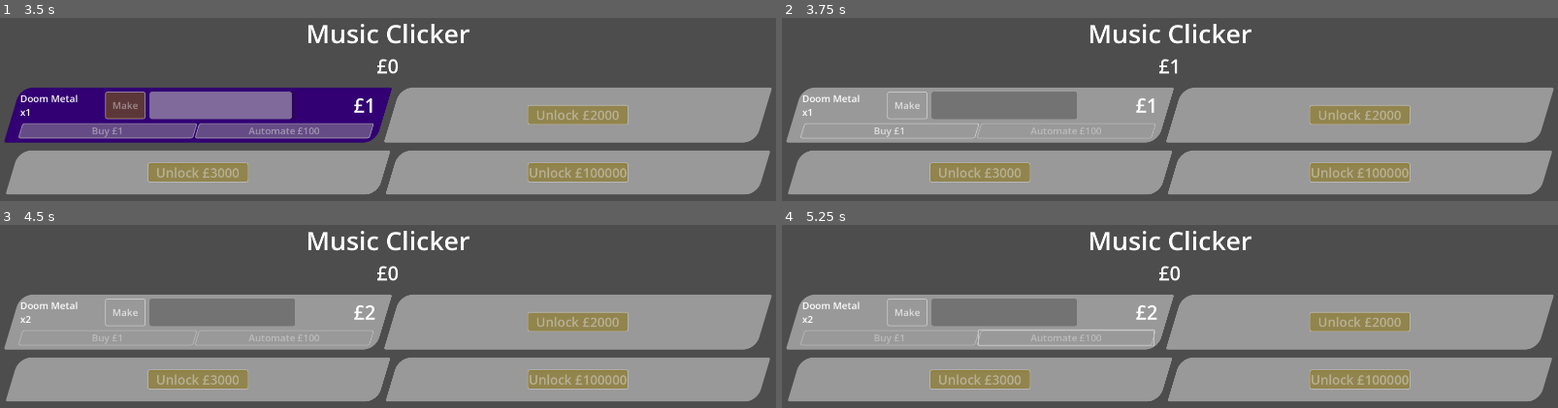
Above: before the commit, frames 1-4 (two rows, left to right).
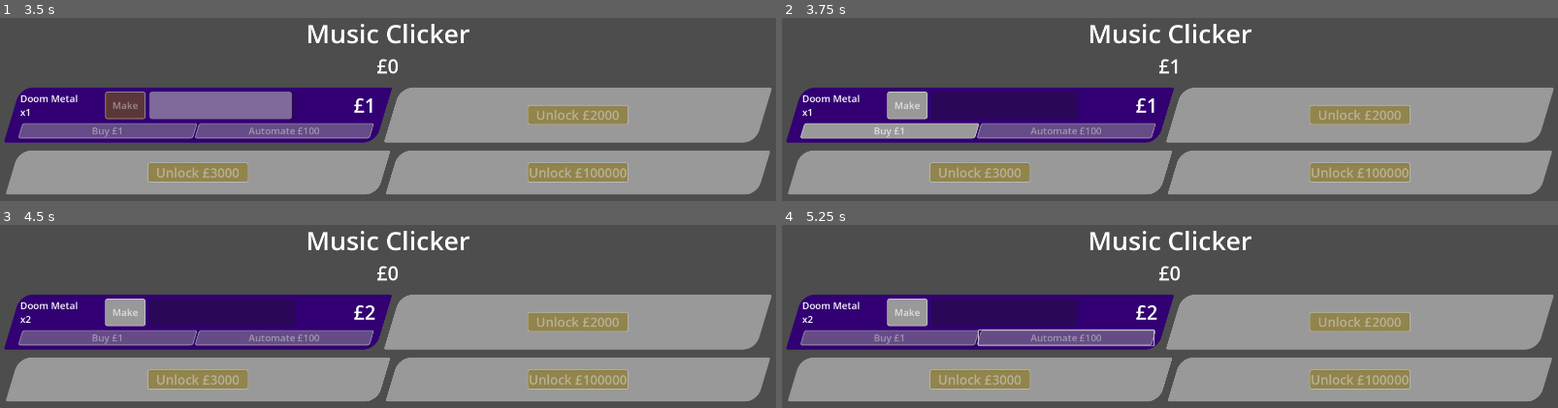
Above: after the commit, the same moments.

Repository: phrasmotica/music-clicker
Game: Godot game, scene res://game.tscn
The game is run twice, just before and just after one commit, with the same random seed, the same clock (stepped at 60 frames per second) and the same inputs.
Inputs (mouse positions are in pixels of both pictures, inside the frame that each line leads up to):
- Up to frame 1 (3.5 s): click "Make" at 0.5 s; tap Enter at 1.25 s; move the mouse to (outside the picture) at 1.27 s; hold D 1.28-2 s; hold Shift 1.28-2 s; click (outside the picture) at 1.42 s; drag from (outside the picture) to (outside the picture) at 2.02 s; move the mouse to (465, 129) at 2.77 s; hold D from 2.78 s (still down); tap Z at 2.85 s
- Up to frame 2 (3.75 s): release D at 3.5 s; drag from (outside the picture) to (937, 160) at 3.52 s
- Up to frame 3 (4.5 s): click "Buy £1" at 4.25 s
- Up to frame 4 (5.25 s): tap Space at 5 s; move the mouse to (outside the picture) at 5.02 s; hold Left from 5.03 s (still down); tap Tab at 5.1 s

Frame 1 is identical in both runs. In frame 2, 12% of the frame differs, in the area x 0-51%, y 38-69%; in frame 3, 14%; in frame 4, 13%.

Commit message:
Create new script for computing costs and rewards for a product. Move more ProductMeter logic into the state scripts

Diff:
--- /dev/null
+++ b/scenes/product_meter/product_info.gd
@@ -0,0 +1,30 @@
+class_name ProductInfo
+
+static func get_reward(product: Product, existing_amount: int, mult: float) -> int:
+	if not product:
+		return 0
+
+	return int(mult * existing_amount * maxi(product.base_reward, 1))
+
+static func get_cost(product: Product, existing_amount: int) -> int:
+	if not product:
+		return 0
+
+	# https://www.desmos.com/calculator/w1vzpghz7i
+	match product.cost_curve:
+		Product.CurveType.LINEAR:
+			return int(product.base_cost * existing_amount)
+
+		Product.CurveType.LOGARITHMIC:
+			return int(product.base_cost * pow(existing_amount, 0.7))
+
+		Product.CurveType.EXPONENTIAL:
+			return int(product.base_cost * pow(existing_amount, 1.2))
+
+	return int(product.base_cost * existing_amount)
+
+static func get_automate_cost(product: Product, ) -> int:
+	return product.automate_cost if product else 0
+
+static func get_unlock_cost(product: Product, ) -> int:
+	return product.unlock_cost if product else 0
--- a/scenes/product_meter/product_maker.gd
+++ b/scenes/product_meter/product_maker.gd
@@ -10,35 +10,6 @@
 
 func set_product(product: Product) -> void:
 	_product = product
-
-func get_reward(existing_amount: int, mult: float) -> int:
-	if not _product:
-		return 0
-
-	return int(mult * existing_amount * maxi(_product.base_reward, 1))
-
-func get_cost(existing_amount: int) -> int:
-	if not _product:
-		return 0
-
-	# https://www.desmos.com/calculator/w1vzpghz7i
-	match _product.cost_curve:
-		Product.CurveType.LINEAR:
-			return int(_product.base_cost * existing_amount)
-
-		Product.CurveType.LOGARITHMIC:
-			return int(_product.base_cost * pow(existing_amount, 0.7))
-
-		Product.CurveType.EXPONENTIAL:
-			return int(_product.base_cost * pow(existing_amount, 1.2))
-
-	return int(_product.base_cost * existing_amount)
-
-func get_automate_cost() -> int:
-	return _product.automate_cost if _product else 0
-
-func get_unlock_cost() -> int:
-	return _product.unlock_cost if _product else 0
 
 func is_making() -> bool:
 	return _is_making
--- a/scenes/product_meter/product_meter.gd
+++ b/scenes/product_meter/product_meter.gd
@@ -87,16 +87,16 @@
 	return amount if product else 0
 
 func get_reward() -> int:
-	return maker.get_reward(amount, mult)
+	return ProductInfo.get_reward(product, amount, mult)
 
 func get_cost() -> int:
-	return maker.get_cost(amount)
+	return ProductInfo.get_cost(product, amount)
 
 func get_automate_cost() -> int:
-	return maker.get_automate_cost()
+	return ProductInfo.get_automate_cost(product)
 
 func get_unlock_cost() -> int:
-	return maker.get_unlock_cost()
+	return ProductInfo.get_unlock_cost(product)
 
 func lock() -> void:
 	if Engine.is_editor_hint():
@@ -128,6 +128,18 @@
 func is_automated() -> bool:
 	return _current_state and _current_state.is_automated()
 
+func can_make() -> bool:
+	return _current_state and _current_state.can_make()
+
+func can_buy() -> bool:
+	return _current_state and _current_state.can_buy()
+
+func can_automate() -> bool:
+	return _current_state and _current_state.can_automate()
+
+func can_unlock() -> bool:
+	return _current_state and _current_state.can_unlock()
+
 func _refresh() -> void:
 	if ui_updater:
 		ui_updater.update_background()
--- a/scenes/product_meter/product_meter_ui_updater.gd
+++ b/scenes/product_meter/product_meter_ui_updater.gd
@@ -60,7 +60,7 @@
 
 	if unlock_button:
 		unlock_button.text = _get_unlock_text()
-		unlock_button.disabled = not _can_unlock()
+		unlock_button.disabled = not meter.can_unlock()
 
 	update_labels()
 	_reset_progress()
@@ -76,15 +76,15 @@
 			_local_panel_style_box.bg_color = panel_style_box.bg_color
 
 	if make_button:
-		make_button.disabled = not _can_make()
+		make_button.disabled = not meter.can_make()
 
 	if buy_button:
 		buy_button.text = _get_buy_text()
-		buy_button.disabled = not _can_buy()
+		buy_button.disabled = not meter.can_buy()
 
 	if automate_button:
 		automate_button.text = _get_automate_text()
-		automate_button.disabled = not _can_automate()
+		automate_button.disabled = not meter.can_automate()
 
 	if unlock_button:
 		unlock_button.disabled = true
@@ -100,11 +100,11 @@
 			_local_panel_style_box.bg_color = panel_style_box.bg_color
 
 	if make_button:
-		make_button.disabled = not _can_make()
+		make_button.disabled = not meter.can_make()
 
 	if buy_button:
 		buy_button.text = _get_buy_text()
-		buy_button.disabled = not _can_buy()
+		buy_button.disabled = not meter.can_buy()
 
 	if automate_button:
 		automate_button.text = _get_automate_text()
@@ -125,7 +125,10 @@
 
 func update_background() -> void:
 	if _local_panel_style_box:
-		_local_panel_style_box.bg_color = meter.locked_colour
+		if meter.product and not meter.is_locked():
+			_local_panel_style_box.bg_color = meter.product.colour
+		else:
+			_local_panel_style_box.bg_color = meter.locked_colour
 
 func update_labels() -> void:
 	if name_label:
@@ -139,19 +142,19 @@
 
 func update_buttons() -> void:
 	if make_button:
-		make_button.disabled = not _can_make()
+		make_button.disabled = not meter.can_make()
 
 	if buy_button:
 		buy_button.text = _get_buy_text()
-		buy_button.disabled = not _can_buy()
+		buy_button.disabled = not meter.can_buy()
 
 	if automate_button:
 		automate_button.text = _get_automate_text()
-		automate_button.disabled = not _can_automate()
+		automate_button.disabled = not meter.can_automate()
 
 	if unlock_button:
 		unlock_button.text = _get_unlock_text()
-		unlock_button.disabled = not _can_unlock()
+		unlock_button.disabled = not meter.can_unlock()
 
 func _get_name_text() -> String:
 	if meter.product and meter.product.product_name.length() > 0:
@@ -167,22 +170,3 @@
 
 func _get_unlock_text() -> String:
 	return "Unlock £%d" % meter.get_unlock_cost()
-
-func _can_make() -> bool:
-	return meter.product != null and meter.is_unlocked() and not meter.is_making()
-
-func _can_buy() -> bool:
-	return meter.product != null and not meter.is_locked() and _can_afford(meter.get_cost())
-
-func _can_automate() -> bool:
-	return meter.product != null and meter.is_unlocked() and _can_afford(meter.get_automate_cost())
-
-func _can_unlock() -> bool:
-	return meter.product != null and meter.is_locked() and _can_afford(meter.get_unlock_cost())
-
-func _can_afford(cost: int) -> bool:
-	if Engine.is_editor_hint():
-		# TODO: maybe check against the starting score?
-		return true
-
-	return ScoreManager.can_afford(cost)
--- a/scenes/product_meter/states/product_meter_state.gd
+++ b/scenes/product_meter/states/product_meter_state.gd
@@ -48,3 +48,15 @@
 
 func is_automated() -> bool:
 	return false
+
+func can_unlock() -> bool:
+	return false
+
+func can_make() -> bool:
+	return false
+
+func can_buy() -> bool:
+	return false
+
+func can_automate() -> bool:
+	return false
--- a/scenes/product_meter/states/product_meter_state_automated.gd
+++ b/scenes/product_meter/states/product_meter_state_automated.gd
@@ -31,3 +31,12 @@
 
 func is_automated() -> bool:
 	return true
+
+func can_buy() -> bool:
+	return _product_meter.product != null and _can_afford(_product_meter.get_cost())
+
+func _can_afford(cost: int) -> bool:
+	if Engine.is_editor_hint():
+		return true
+
+	return ScoreManager.can_afford(cost)
--- a/scenes/product_meter/states/product_meter_state_locked.gd
+++ b/scenes/product_meter/states/product_meter_state_locked.gd
@@ -21,3 +21,12 @@
 
 func is_locked() -> bool:
 	return true
+
+func can_unlock() -> bool:
+	return _product_meter.product != null and _can_afford(_product_meter.get_unlock_cost())
+
+func _can_afford(cost: int) -> bool:
+	if Engine.is_editor_hint():
+		return true
+
+	return ScoreManager.can_afford(cost)
--- a/scenes/product_meter/states/product_meter_state_unlocked.gd
+++ b/scenes/product_meter/states/product_meter_state_unlocked.gd
@@ -61,3 +61,18 @@
 
 func is_unlocked() -> bool:
 	return true
+
+func can_make() -> bool:
+	return _product_meter.product != null and not is_making()
+
+func can_buy() -> bool:
+	return _product_meter.product != null and _can_afford(_product_meter.get_cost())
+
+func can_automate() -> bool:
+	return _product_meter.product != null and _can_afford(_product_meter.get_automate_cost())
+
+func _can_afford(cost: int) -> bool:
+	if Engine.is_editor_hint():
+		return true
+
+	return ScoreManager.can_afford(cost)
Not shown, added: scenes/product_meter/product_info.gd.uid
